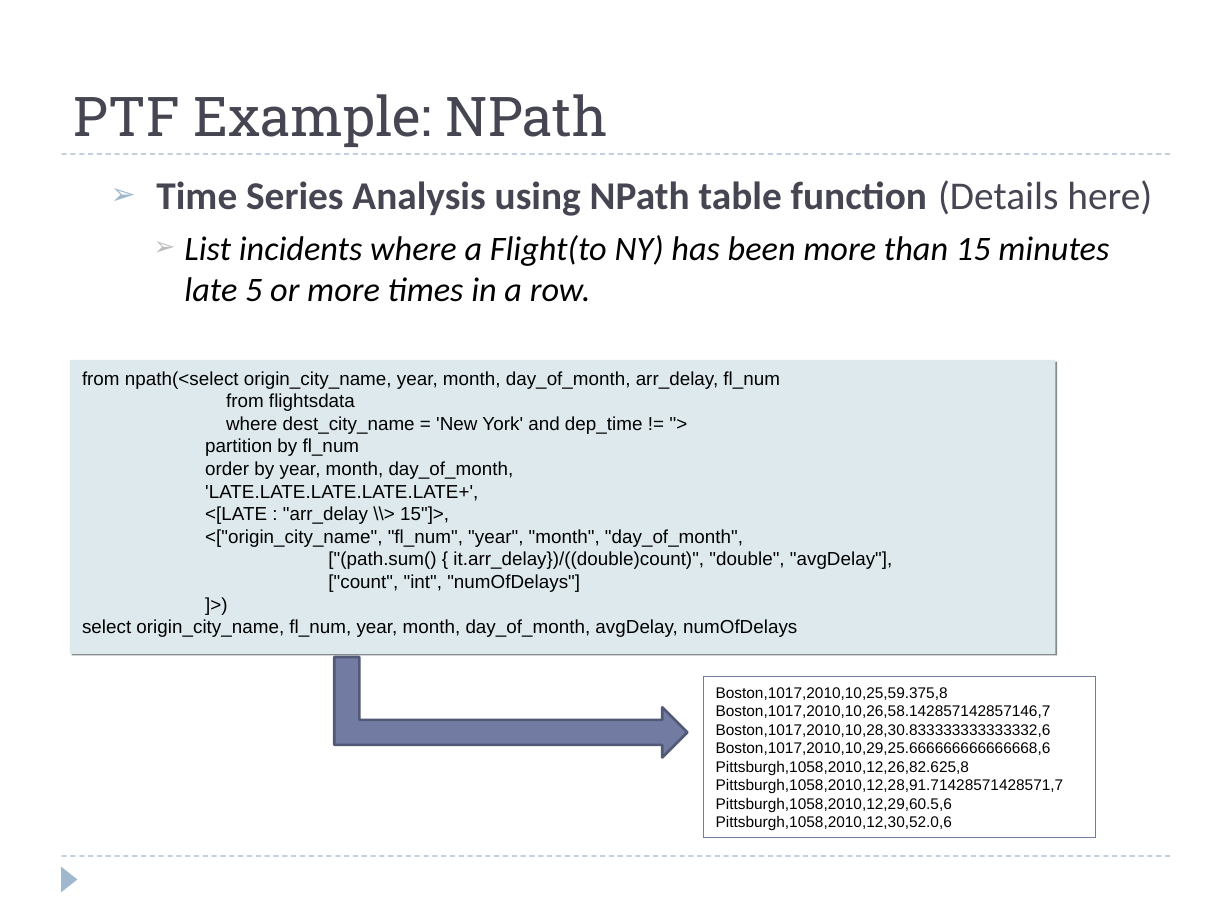
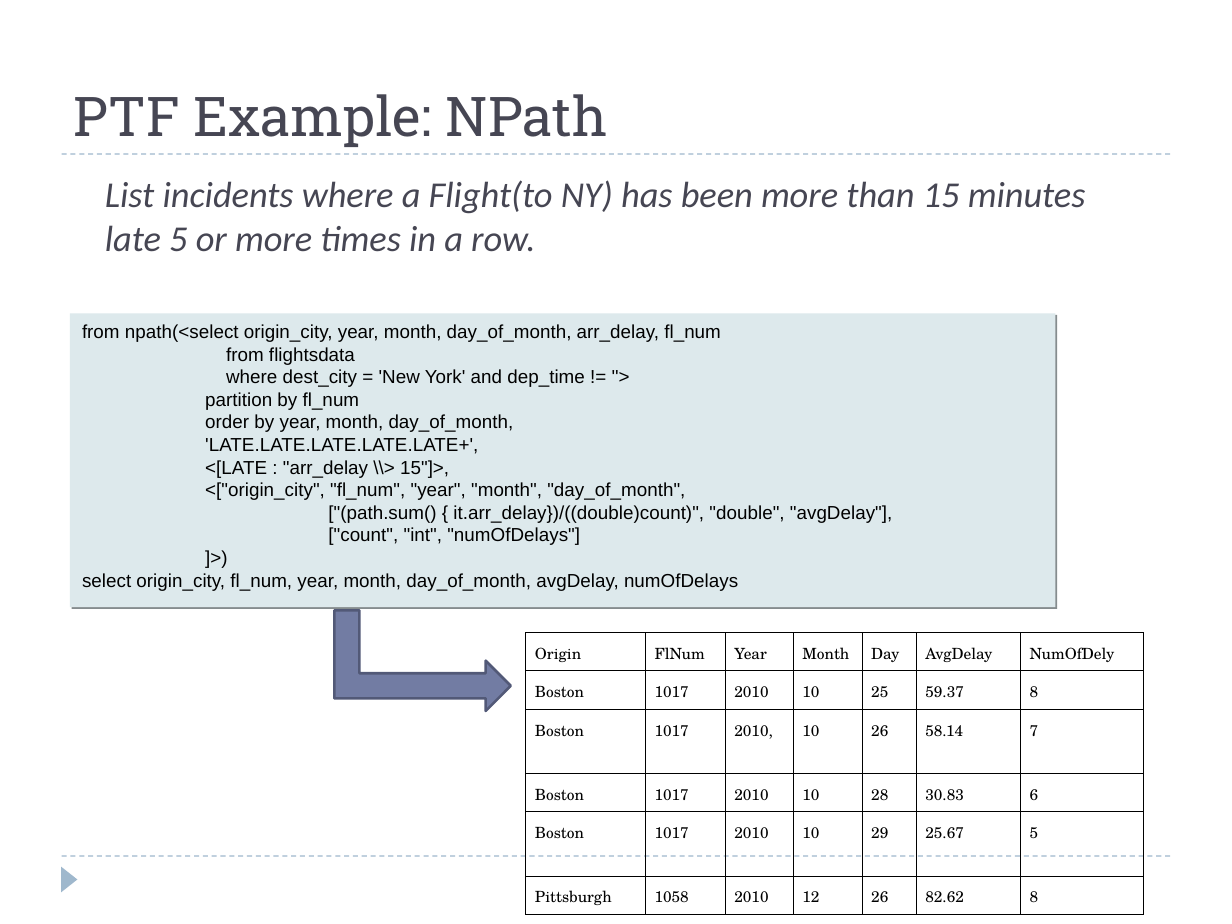
Before and after one commit to hbutani/SQLWindowing, a slide deck: slide 14 of docs/SQW.ppt. Drawn at 1232x924 pixels with LibreOffice and Linux fonts; fonts in the diff are those of the drawing. Boxes give left, top, right and bottom in pixels: in the first picture for what was removed or moved away, otherwise in the second. Text is boxed around its words. In the diff, an @@ line names an element or a change of style, - is before the commit and + after.

```diff
--- a/docs/SQW.ppt
+++ b/docs/SQW.ppt
@@ text "List incidents where a Flight(to ...": place and size @@
-text "List incidents where a Flight(to ..." at <box>156,180,1152,302</box>
+text "List incidents where a Flight(to ..." at <box>105,180,1086,252</box>
@@ text "List incidents where a Flight(to ..." at <box>105,180,1086,252</box>: size 20 to 21.3 pt, text colour #000000 to #464653; bullet ➢ to none; list level 3 to 2 in "List incidents where a Flight(to ..." @@
@@ text at <box>156,180,1152,216</box>: paragraph removed @@
-  ➢ Time Series Analysis using NPath table function (Details here)
@@ rectangle "from npath(<select origin_city, year, month, ...": place and size @@
-rectangle "from npath(<select origin_city, year, month, ..." at <box>70,360,1056,654</box>
+rectangle "from npath(<select origin_city, year, month, ..." at <box>70,313,1056,607</box>
@@ text in rectangle at <box>82,324,721,342</box>: text changed @@
-from npath(<select origin_city_name, year, month, day_of_month, arr_delay, fl_num
+from npath(<select origin_city, year, month, day_of_month, arr_delay, fl_num
@@ text in rectangle at <box>226,369,585,387</box>: text changed @@
-where dest_city_name = 'New York' and dep_time != ''>
+where dest_city = 'New York' and dep_time != ''>
@@ text in rectangle at <box>205,482,685,500</box>: text changed @@
-<["origin_city_name", "fl_num", "year", "month", "day_of_month",
+<["origin_city", "fl_num", "year", "month", "day_of_month",
@@ text in rectangle at <box>82,573,738,591</box>: text changed @@
-select origin_city_name, fl_num, year, month, day_of_month, avgDelay, numOfDelays
+select origin_city, fl_num, year, month, day_of_month, avgDelay, numOfDelays
@@ freeform shape: place and size @@
-freeform shape at <box>334,657,688,758</box>
+freeform shape at <box>334,610,511,711</box>
@@ table added at <box>526,632,1145,909</box>, 6 rows, 7 columns @@
+Origin | FlNum | Year | Month | Day | AvgDelay | NumOfDely
+Boston | 1017 | 2010 | 10 | 25 | 59.37 | 8
+Boston | 1017 | 2010, | 10 | 26 | 58.14 | 7
+Boston | 1017 | 2010 | 10 | 28 | 30.83 | 6
+Boston | 1017 | 2010 | 10 | 29 | 25.67 | 5
+Pittsburgh | 1058 | 2010 | 12 | 26 | 82.62 | 8
@@ rectangle removed at <box>703,676,1095,838</box> @@
-Boston,1017,2010,10,25,59.375,8
-Boston,1017,2010,10,26,58.142857142857146,7
-Boston,1017,2010,10,28,30.833333333333332,6
-Boston,1017,2010,10,29,25.666666666666668,6
-Pittsburgh,1058,2010,12,26,82.625,8
-Pittsburgh,1058,2010,12,28,91.71428571428571,7
-Pittsburgh,1058,2010,12,29,60.5,6
-Pittsburgh,1058,2010,12,30,52.0,6
```
Also in this commit, not shown: 16 other slides changed, 5 slides added.
